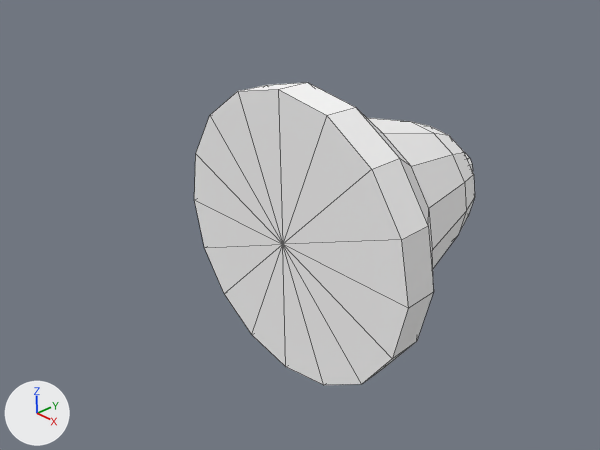
The Blender file media/Powerups/Bell.blend: old version first, new version second.
Rendered twice from the file's camera 'Camera'. Every picture has the same lights, and +X, +Y and +Z are marked at lower left. Mesh edges are drawn as thin lines.

Objects in the first picture: 'Bell'.
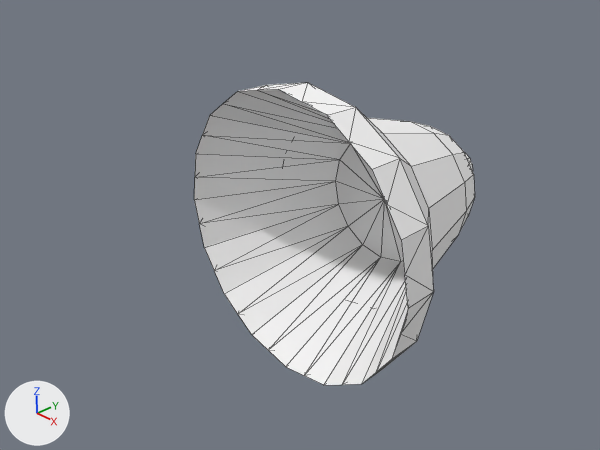
Location of each change, (x1, y1, x2, y2) in pixels of the pictures (600 x 450 px):
part 1 of me_bell, built on: (194, 83, 434, 385) in both

The change, as a list of edits to the scene's bpy script:
```text
Change me_bell:
    used by ob_bell; location = (0.0, 0.0, 0.0)
    remove me_bell.from_pydata(...)  # 114 vertices, 128 faces; spans x -3.0..3.0, y 0.0..6.0, z -3.0..3.0
    add me_bell.from_pydata(...)  # 149 vertices, 215 faces; spans x -3.0..3.0, y 0.0..6.0, z -3.0..3.0
    me_bell part 1
    1 vertex is removed from x 0.0, y 0.0, z 0.0
    32 faces are deleted
    33 vertices are added at x -2.89..2.89, y 0.0..3.08, z -2.89..2.89
    112 new faces join them
```
